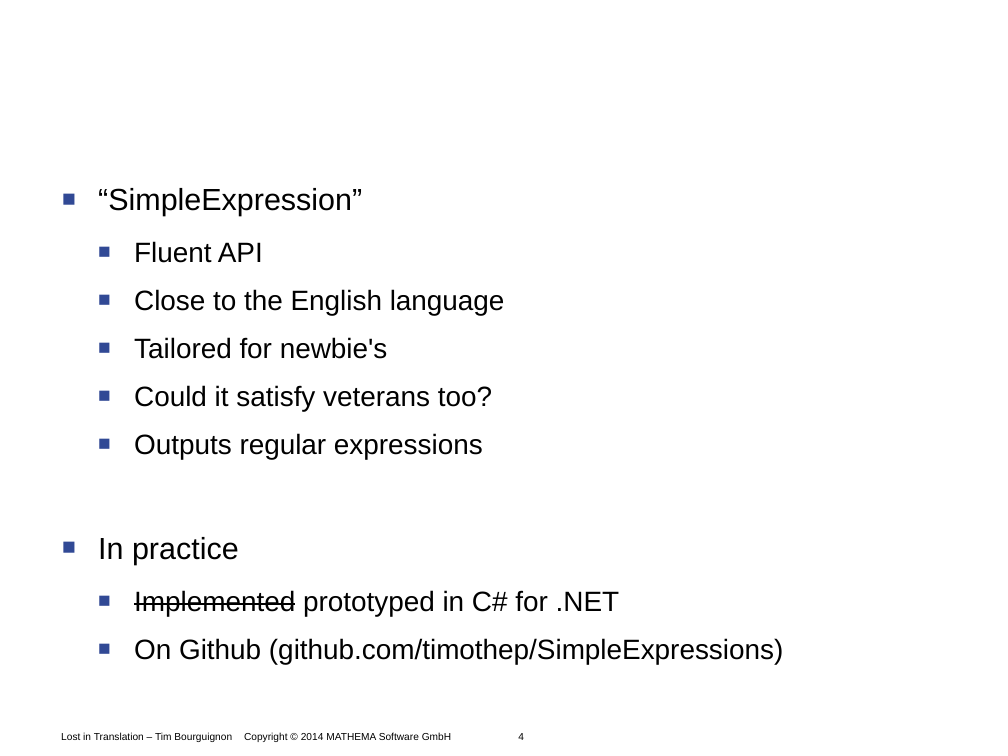
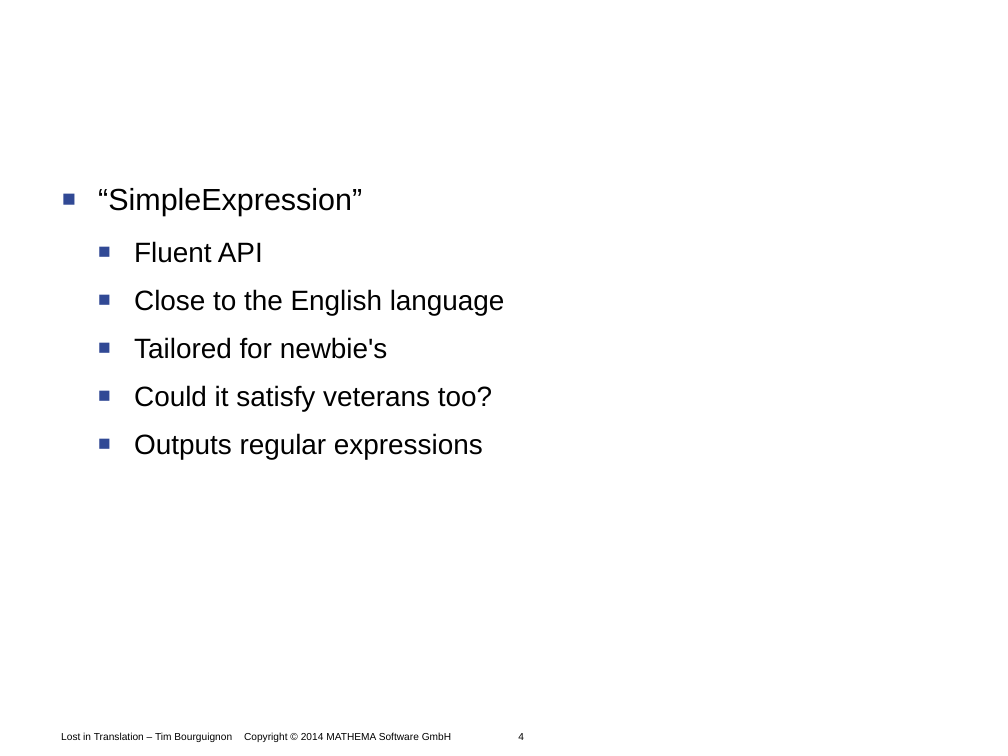
Before and after one commit to Timothep/Talk.LostInTranslation, a slide deck: slide 4 of LostInTranslation.odp. Drawn at 1008x756 pixels with LibreOffice and Linux fonts; fonts in the diff are those of the drawing; background and template pictures are left out. Boxes give left, top, right and bottom in pixels: in the first picture for what was removed or moved away, otherwise in the second. Text is boxed around its words. In the diff, an @@ line names an element or a change of style, - is before the commit and + after.

```diff
--- a/LostInTranslation.odp
+++ b/LostInTranslation.odp
@@ text at bbox=[98, 537, 783, 664]: paragraphs removed @@
-■ In practice
-  ■ Implemented prototyped in C# for .NET
-  ■ On Github (github.com/timothep/SimpleExpressions)
```
Also in this commit, not shown: 6 other slides changed, 2 slides added, 1 slide removed.
